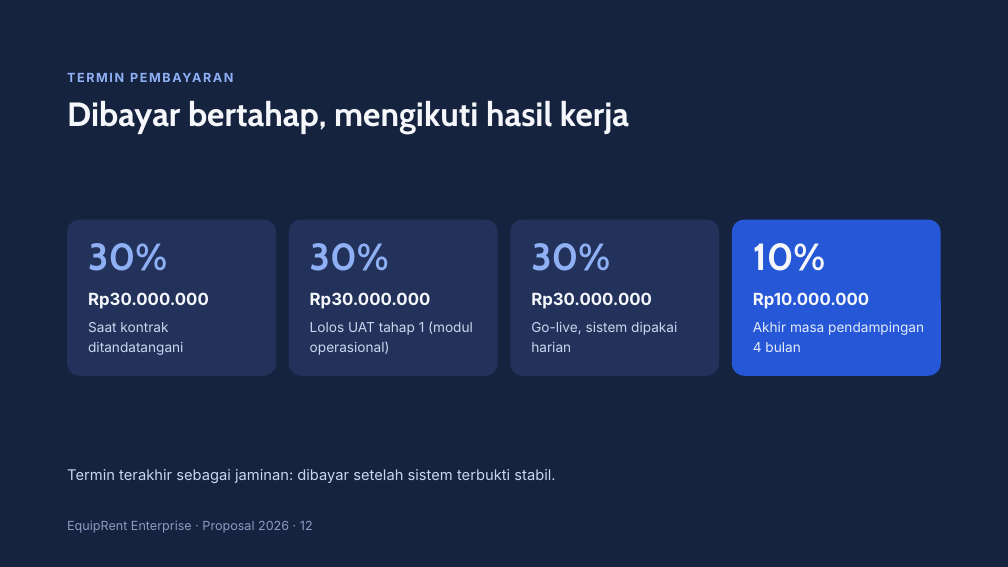
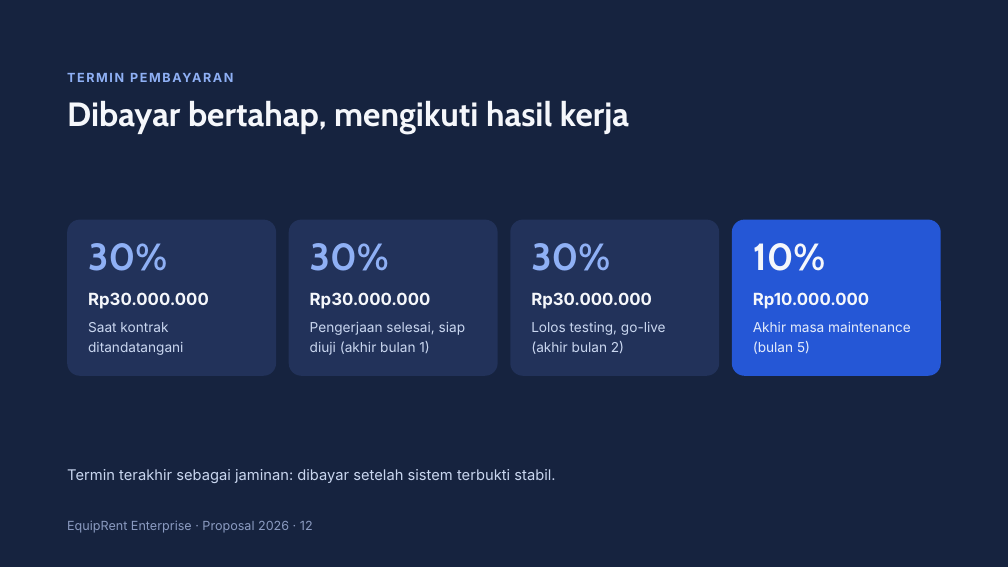
Before and after one commit to erziealdrian02/tkn-rent-revamp, a slide deck: slide 12 of equiprent-enterprise/excel/Proposal EquipRent Enterprise.pptx. Drawn at 1008x567 pixels with LibreOffice and Linux fonts; fonts in the diff are those of the drawing. Boxes give left, top, right and bottom in pixels: in the first picture for what was removed or moved away, otherwise in the second. Text is boxed around its words. In the diff, an @@ line names an element or a change of style, - is before the commit and + after.

```diff
--- a/equiprent-enterprise/excel/Proposal EquipRent Enterprise.pptx
+++ b/equiprent-enterprise/excel/Proposal EquipRent Enterprise.pptx
@@ text at (x1=310, y1=322, x2=465, y2=355): text changed @@
-Lolos UAT tahap 1 (modul operasional)
+Pengerjaan selesai, siap diuji (akhir bulan 1)
@@ text at (x1=531, y1=322, x2=666, y2=354): text changed @@
-Go-live, sistem dipakai harian
+Lolos testing, go-live (akhir bulan 2)
@@ text at (x1=753, y1=322, x2=911, y2=354): text changed @@
-Akhir masa pendampingan 4 bulan
+Akhir masa maintenance (bulan 5)
```
Also in this commit, not shown: 8 other slides changed, 2 other files.
